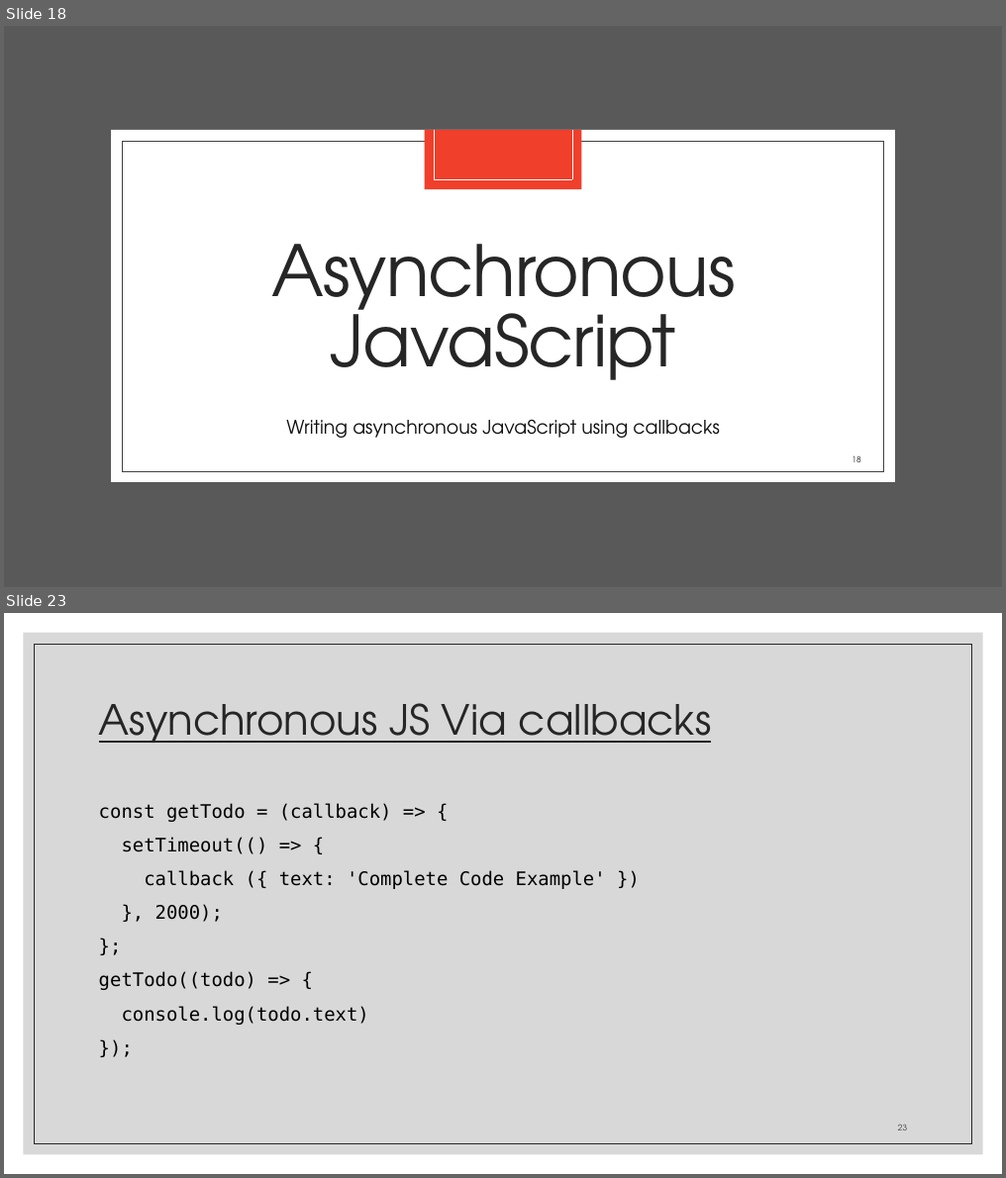
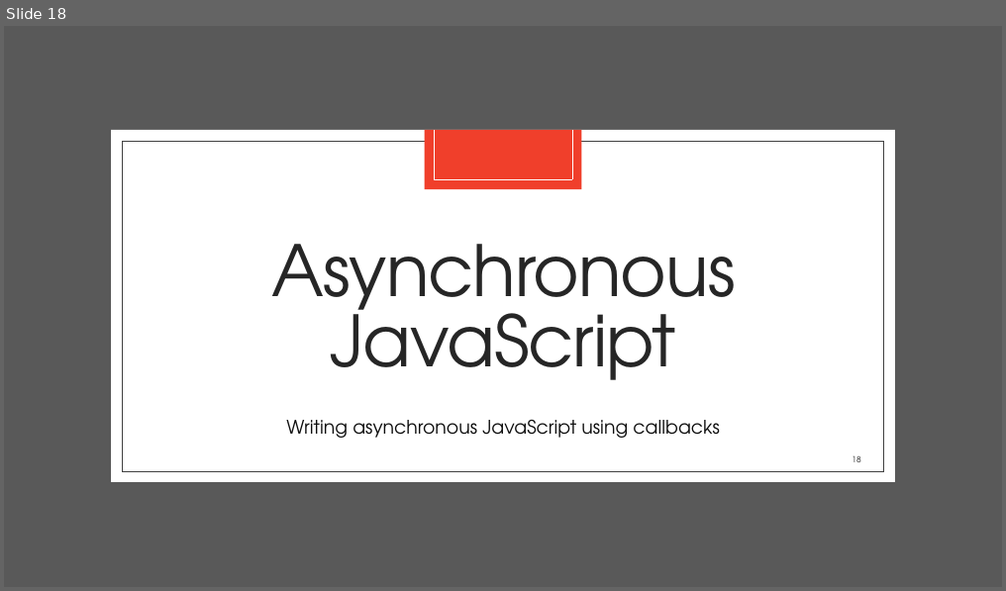
Before and after one commit to zackstotts/base-node-curriculum, a slide deck: unit_01/slides/Unit01-PartI.pptx. Shown one above the other, each under a label of ours: slides 18 and 23 before the commit, slide 18 after it; the slides between them are not shown. The pictures are 1006x1178 and 1006x591 pixels, drawn with LibreOffice and Linux fonts; fonts in the diff are those of the drawing. Boxes give left, top, right and bottom in pixels: in the first picture for what was removed or moved away, otherwise in the second. Text is boxed around its words. In the diff, an @@ line names an element or a change of style, - is before the commit and + after.

```diff
--- a/unit_01/slides/Unit01-PartI.pptx
+++ b/unit_01/slides/Unit01-PartI.pptx
@@ slide 23 removed at (x1=4, y1=613, x2=1002, y2=1174), background #FFFFFF @@
@@ rectangle removed at (x1=24, y1=633, x2=983, y2=1155) @@
@@ rectangle removed at (x1=35, y1=644, x2=972, y2=1144) @@
@@ title removed at (x1=99, y1=703, x2=711, y2=743) @@
-Asynchronous JS Via callbacks
@@ text removed at (x1=99, y1=803, x2=606, y2=1025) @@
-const getTodo = (callback) => {
-setTimeout(() => {
-callback ({ text: 'Complete Code Example' })
-}, 2000);
-};
-getTodo((todo) => {
-console.log(todo.text)
-});
@@ page number removed at (x1=898, y1=1125, x2=907, y2=1131) @@
-23
```
Also in this commit, not shown: 10 slides changed, 1 slide added, 7 other slides removed, 3 other files.
